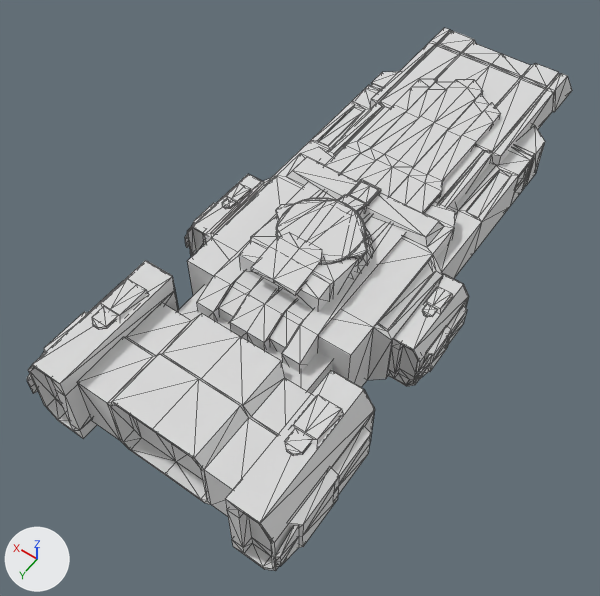
The glTF model public/glb/spaceships_pack/Imperial.glb: old version first, new version second.
Before and after are seen from a 50 mm lens placed at (-7.89, 11.62, 17.31), pointed at (0.46, -0.07, -1.06). The axes (+X, +Y, +Z) are drawn at lower left. The lights are the same throughout. Mesh edges are drawn as thin lines. Where no turn or scale is listed for an object, it has been applied to the vertices.

The scene before the commit, as lines of its bpy script (objects in view):
```python
mat_texture = principled_material('Texture')
mat_texture.base_color = (0.8, 0.8, 0.8)  # white #e7e7e7
mat_texture.metallic = 0.4
mat_texture.roughness = 1.0
me_imperial = bpy.data.meshes.new('Imperial')
me_imperial.from_pydata(...)  # 1473 vertices, 2642 faces; spans x -3.9..3.9, y -11.9..6.7, z -1.3..2.0
me_imperial.materials.append(mat_texture)  # white #e7e7e7
ob_imperial = bpy.data.objects.new('Imperial', me_imperial)
ob_imperial.location = (0.0, 0.0, 0.0)
```
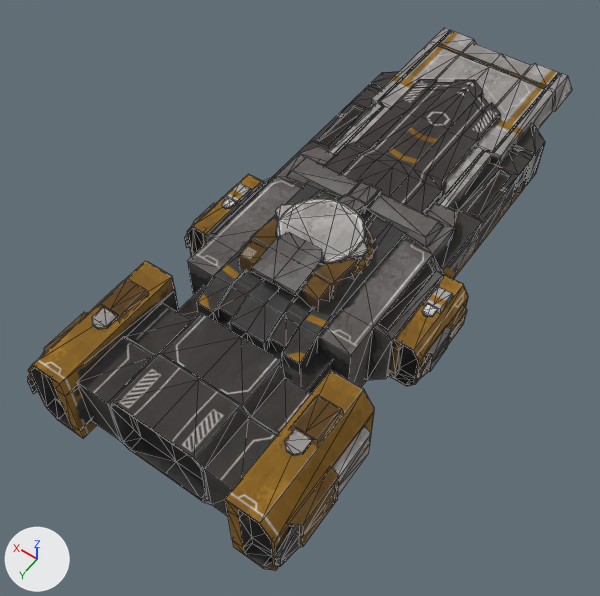
Where the newer file only moved an object's origin or applied its transform, the numbers keep the older frame.

What the commit changed:
Picture 'Imperial_Orange' (img_imperial_orange) is new.
In material 'Texture' (mat_texture), base_color is no longer (0.8, 0.8, 0.8), white #e7e7e7.
In material 'Texture' (mat_texture), metallic goes from 0.4 to 0.0.
In material 'Texture' (mat_texture), texture is now set to img_imperial_orange.

Location of each change, [x1, y1, x2, y2] in pixels of the pictures (600 x 596 px):
'Imperial', surface changed (white to grey)
    both: [27, 28, 572, 571]
